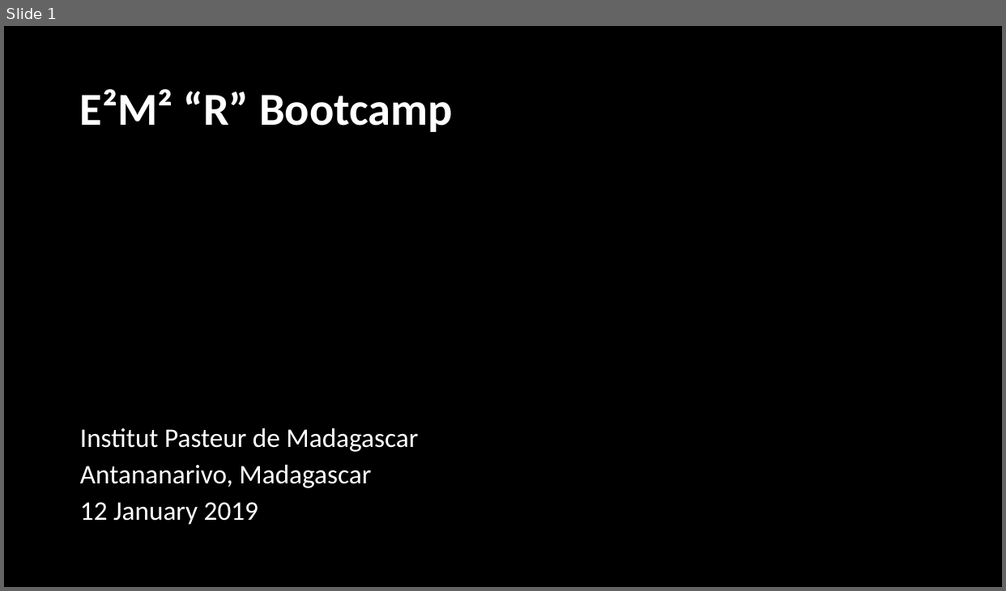
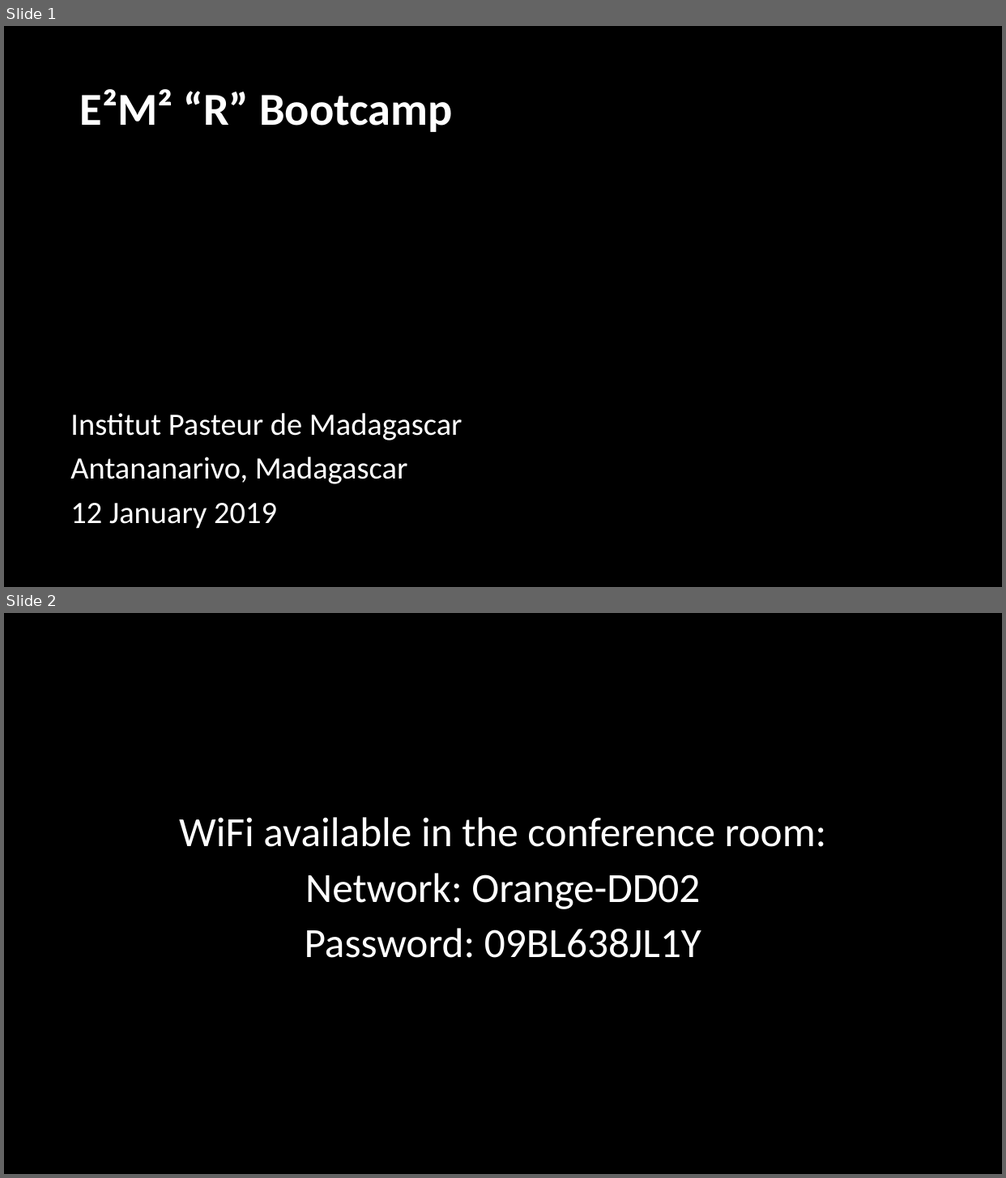
Before and after one commit to brooklabteam/E2M2, a slide deck: E2M2-2019/E2M2_R_Bootcamp_opening.pptx. Shown one above the other, each under a label of ours: slide 1 before the commit, slides 1 and 2 after it. The pictures are 1006x591 and 1006x1178 pixels, drawn with LibreOffice and Linux fonts; fonts in the diff are those of the drawing. Boxes give left, top, right and bottom in pixels: in the first picture for what was removed or moved away, otherwise in the second. Text is boxed around its words. In the diff, an @@ line names an element or a change of style, - is before the commit and + after.

```diff
--- a/E2M2-2019/E2M2_R_Bootcamp_opening.pptx
+++ b/E2M2-2019/E2M2_R_Bootcamp_opening.pptx
@@ slide 2 added at [4,613,1002,1174], background #000000 @@
@@ text added at [179,817,827,958], 40 pt, text #FFFFFF @@
+WiFi available in the conference room:
+Network: Orange-DD02
+Password: 09BL638JL1Y
@@ slide 1 changed as well @@
@@ text "Institut Pasteur de Madagascar": place and size @@
-text "Institut Pasteur de Madagascar" at [80,429,418,525]
+text "Institut Pasteur de Madagascar" at [70,413,462,529]
@@ text "Institut Pasteur de Madagascar" at [70,413,462,529]: size 25.9 to 30 pt; line spacing 0.8 to 0.9 @@
```
Also in this commit, not shown: 2 other slides changed, 2 other slides added, 22 other files.
